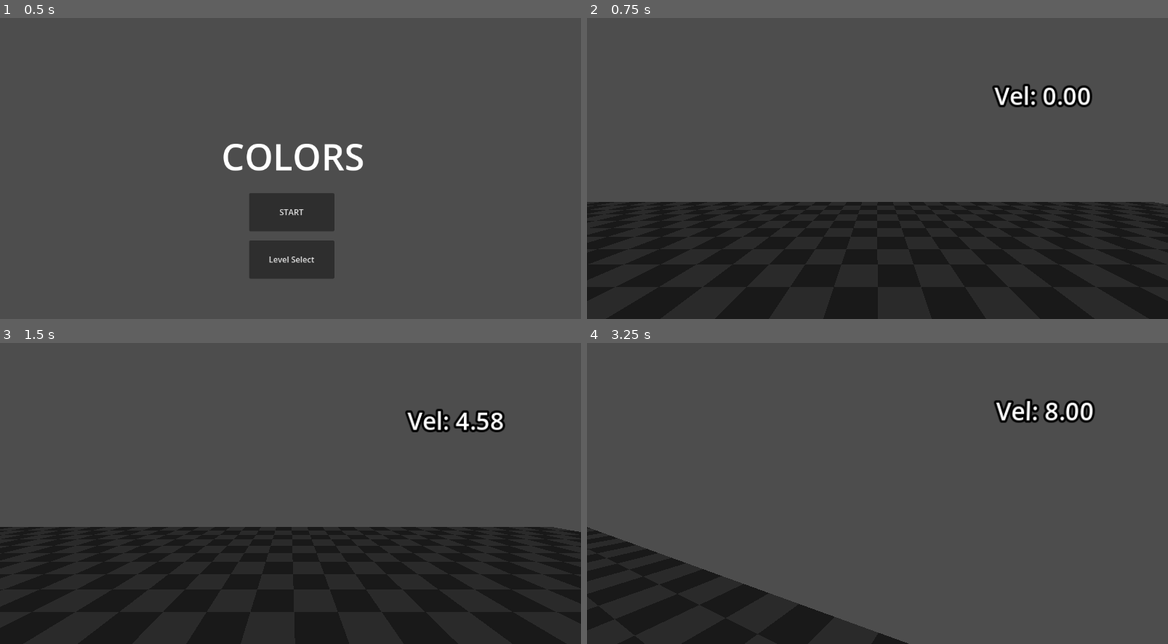
Above: before the commit, frames 1-4 (two rows, left to right).
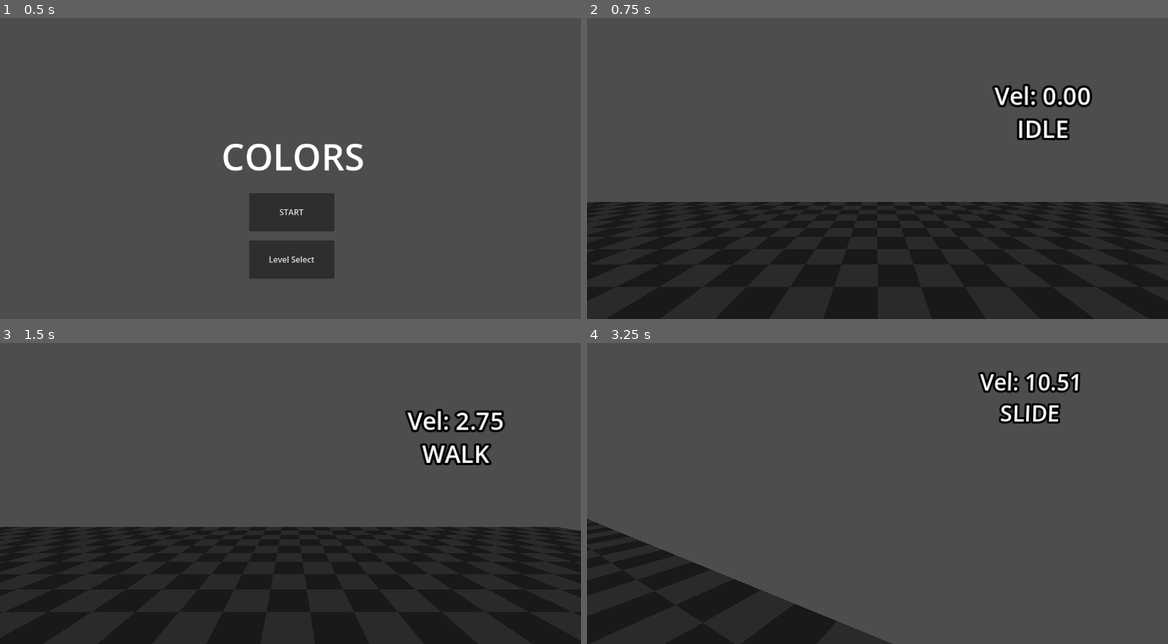
Above: after the commit, the same moments.

Repository: Octoan1/respawn26-colors
Game: Godot game, scene res://Game/main.tscn
Same seed, same stepped clock (60 frames per second), same inputs: the game is played once before the commit and once after it. The engine's default icon, where the game draws it, is replaced by a stand-in: a white triangle on a blue panel in a dark square.
Inputs (mouse positions are in pixels of both pictures, inside the frame that each line leads up to):
- Up to frame 1 (0.5 s): no input
- Up to frame 2 (0.75 s): click "START" at 0.5 s
- Up to frame 3 (1.5 s): tap Enter at 1.25 s; move the mouse to (418, 463) at 1.27 s; hold D (player_right) from 1.28 s (still down); tap Ctrl (player_slide) at 1.35 s; click (418, 463) at 1.42 s
- Up to frame 4 (3.25 s): tap Space (player_jump) at 1.52, 2.27 s; move the mouse to (848, 481) at 2.02 s; release D (player_right) at 2.03 s; hold W (player_forwards) from 2.03 s (still down); tap Ctrl (player_slide) at 2.1, 3.05 s; move the mouse to (889, 475) at 2.77 s; hold Shift (player_sprint) from 2.78 s (still down)

Frame 1 is identical in both runs. In frame 2, 0.6% of the frame differs, in the area x 73-84%, y 33-41%; in frame 3, 1.1%; in frame 4, 2.4%, in the area x 0-88%, y 9-100%.

Commit message:
Basic Slide Implementation

Diff:
--- a/Entities/Player/States/run_state.gd
+++ b/Entities/Player/States/run_state.gd
@@ -24,9 +24,15 @@
 		Transitioned.emit(self, "AIR")
 		return
 
+	# slide pressed
+	if Input.is_action_just_pressed("player_slide"):
+		if player.horizonal_velocity.length() > 6:
+			Transitioned.emit(self,"SLIDE")
+
 	# sprint released -> walk
 	if Input.is_action_just_released("player_sprint"):
 		Transitioned.emit(self,"WALK")
+
 
 	var input_dir := Input.get_vector("player_left", "player_right", "player_forwards", "player_backwards")
 	var direction := (player.transform.basis * Vector3(input_dir.x, 0, input_dir.y)).normalized()
--- /dev/null
+++ b/Entities/Player/States/slide_state.gd
@@ -0,0 +1,29 @@
+extends PlayerState
+
+func setup() -> void:
+	super()
+	pass
+
+func enter() -> void:
+	# shrink head
+	%Head.position.y -= 0.25
+	player.velocity *= Vector3(1.5,0,1.5)
+
+func exit() -> void:
+	# restore head
+	%Head.position.y += 0.25
+	pass
+
+func update(_delta: float) -> void:
+	pass
+
+func physics_update(delta: float) -> void:
+	if player.velocity:
+		player.velocity.x = move_toward(player.velocity.x, 0, 0.25* player.acceleration * delta)
+		player.velocity.z = move_toward(player.velocity.z, 0, 0.25*player.acceleration * delta)
+
+
+	if player.horizonal_velocity.length() < 3:
+		Transitioned.emit(self,"IDLE")
+
+	player.move_and_slide()
--- a/Entities/Player/States/walk_state.gd
+++ b/Entities/Player/States/walk_state.gd
@@ -26,6 +26,11 @@
 	if Input.is_action_pressed("player_sprint"):
 		Transitioned.emit(self,"RUN")
 
+	# slide pressed
+	if Input.is_action_just_pressed("player_slide"):
+		if player.horizonal_velocity.length() > 6:
+			Transitioned.emit(self,"SLIDE")
+
 	var input_dir := Input.get_vector("player_left", "player_right", "player_forwards", "player_backwards")
 	var direction := (player.transform.basis * Vector3(input_dir.x, 0, input_dir.y)).normalized()
 	if direction:
--- a/Entities/Player/player.gd
+++ b/Entities/Player/player.gd
@@ -4,15 +4,19 @@
 @export var walk_speed:float = 5.0
 @export var run_speed:float = 8.0
 @export var jump_velocity:float = 4.5
-@export var acceleration:float = 25.0
+@export var acceleration:float = 15.0
 @export var air_acceleration:float = 10.0
 @export var mouse_sensitivity:float = 0.002
 @export var stick_force:float = 5
+@export var slide_spd_req:float = 7
 
 @onready var head:Node3D = $Head
 @onready var debug_velocity: Label3D = $DebugVelocity
+@onready var debug_state: Label3D = $DebugState
 
 var coyote_timer: Timer
+## this is a helper value for checking horizontal velocity, it doesn't change players horizontal velocity
+var horizonal_velocity: Vector2 = Vector2.ZERO
 
 func _ready() -> void:
 	coyote_timer = Timer.new()
@@ -37,4 +41,7 @@
 		head.rotation.x = clamp(head.rotation.x, deg_to_rad(-89), deg_to_rad(89))
 
 func _process(_delta: float) -> void:
+	horizonal_velocity = Vector2(velocity.x, velocity.z)
+
 	debug_velocity.text = "Vel: %.2f" % velocity.length()
+	debug_state.text = $StateMachine.current_state.name
--- a/Entities/Player/player.tscn
+++ b/Entities/Player/player.tscn
@@ -10,6 +10,7 @@
 [ext_resource type="Script" uid="uid://bei4dicsadbmf" path="res://Entities/Player/States/air.gd" id="5_5c2io"]
 [ext_resource type="Script" uid="uid://b7m30eoriqxd" path="res://Entities/Player/States/wall_riding.gd" id="6_4wf4l"]
 [ext_resource type="Script" uid="uid://dqviqt5hnpsuc" path="res://Entities/Player/States/wall_jump.gd" id="7_01a4e"]
+[ext_resource type="Script" uid="uid://b4o0syihug2u2" path="res://Entities/Player/States/slide_state.gd" id="7_ap3xn"]
 
 [sub_resource type="CapsuleShape3D" id="CapsuleShape3D_0t4wu"]
 
@@ -45,6 +46,9 @@
 [node name="RUN" type="Node" parent="StateMachine" unique_id=1461442331]
 script = ExtResource("4_7a1se")
 
+[node name="SLIDE" type="Node" parent="StateMachine" unique_id=532242521]
+script = ExtResource("7_ap3xn")
+
 [node name="JUMP" type="Node" parent="StateMachine" unique_id=1530998249]
 script = ExtResource("4_tekja")
 
@@ -64,3 +68,7 @@
 [node name="DebugVelocity" type="Label3D" parent="." unique_id=336715397]
 transform = Transform3D(1, 0, 0, 0, 1, 0, 0, 0, 1, 1.0990615, 0.90116143, -1.4164456)
 text = "Vel: 0"
+
+[node name="DebugState" type="Label3D" parent="." unique_id=700631333]
+transform = Transform3D(1, 0, 0, 0, 1, 0, 0, 0, 1, 1.0990615, 0.68161035, -1.4164456)
+text = "State:"
Not shown, added: Entities/Player/States/slide_state.gd.uid
